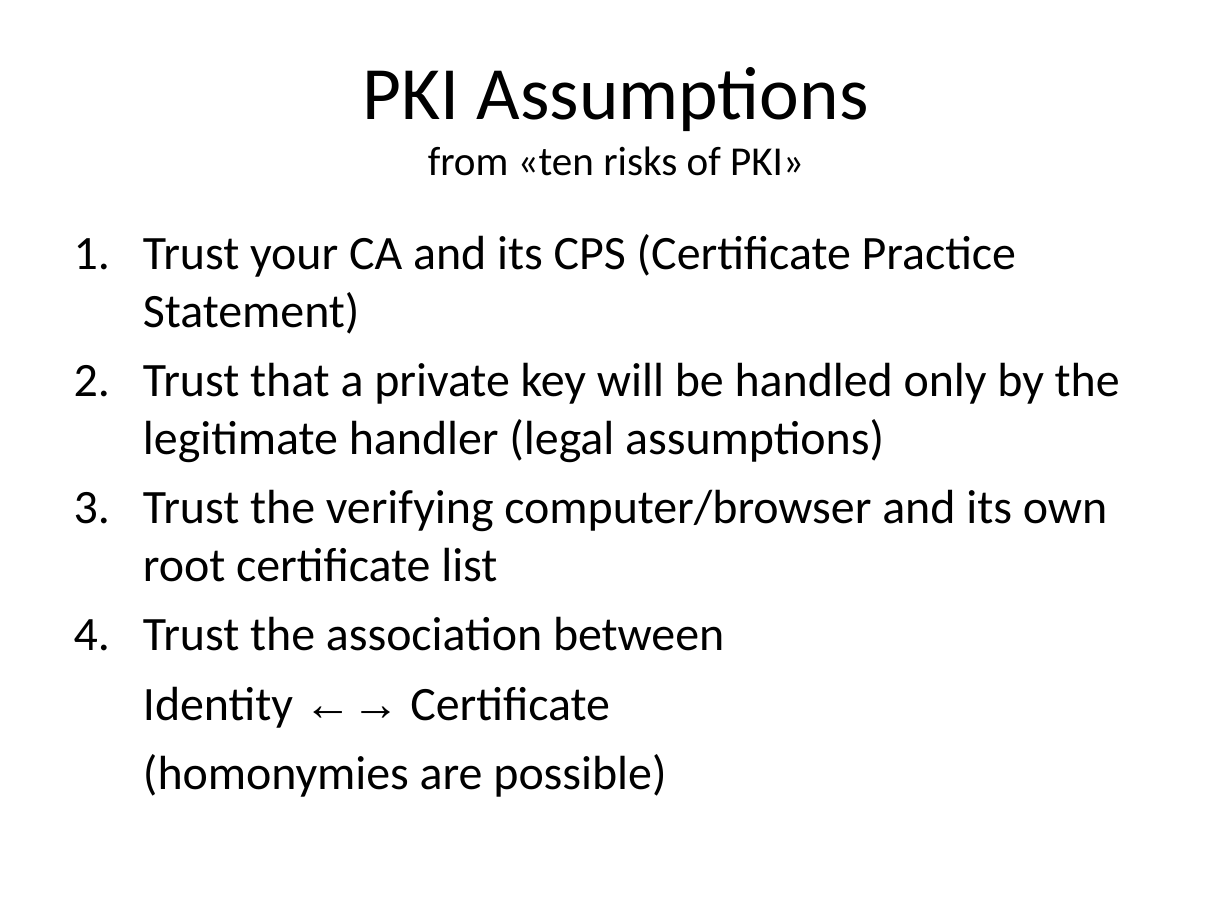
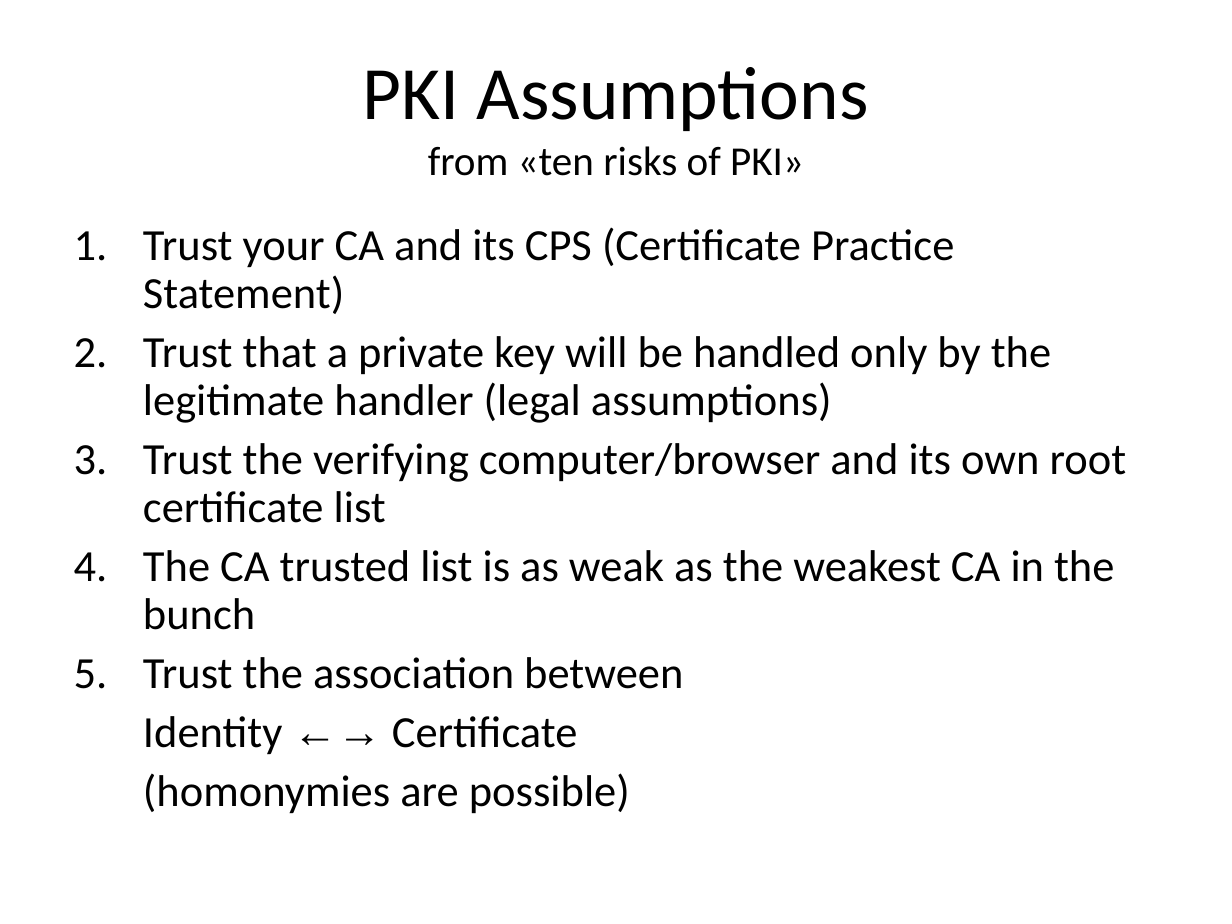
Before and after one commit to DeMaCS-UNICAL/NetworkSecurity, a slide deck: slide 46 of slides/ch14-Key.Distribution.ppt (slide 45 before the commit). Drawn at 1232x924 pixels with LibreOffice and Linux fonts; fonts in the diff are those of the drawing. Boxes give left, top, right and bottom in pixels: in the first picture for what was removed or moved away, otherwise in the second. Text is boxed around its words. In the diff, an @@ line names an element or a change of style, - is before the commit and + after.

```diff
--- a/slides/ch14-Key.Distribution.ppt
+++ b/slides/ch14-Key.Distribution.ppt
@@ text at (143,227,1127,814): size 28 to 26 pt in "Trust your CA and its CPS (Certificate ...", "Trust that a private key will be ...", "Trust the verifying computer/browser and its own ...", "Trust the association between" and 2 more places; line spacing 1 to 0.9 @@
@@ text at (143,550,1114,630): paragraph added @@
+4. The CA trusted list is as weak as the weakest CA in the bunch
```
Also in this commit, not shown: 2 other slides changed, 1 slide added, 1 other file.
